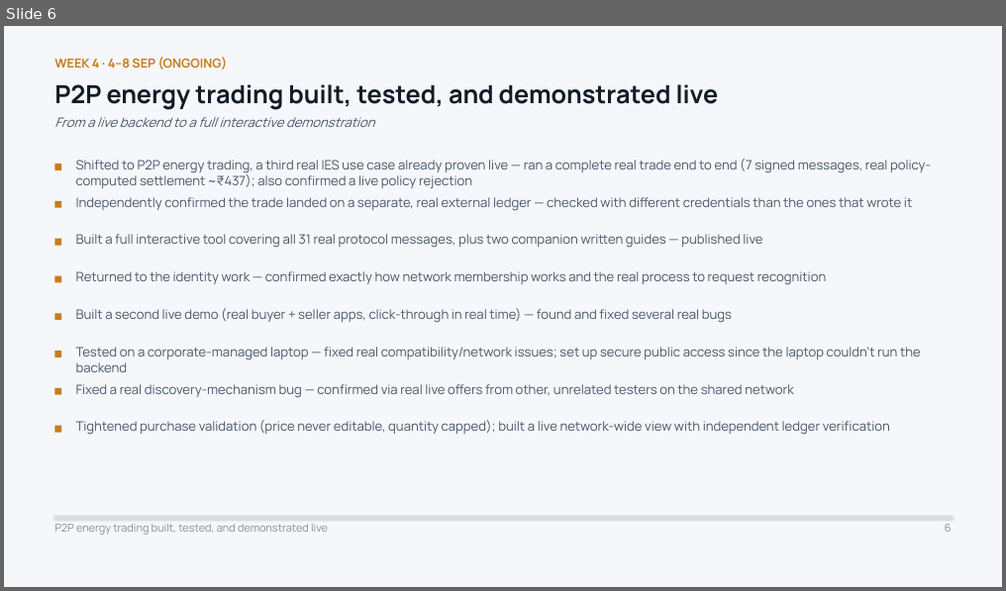
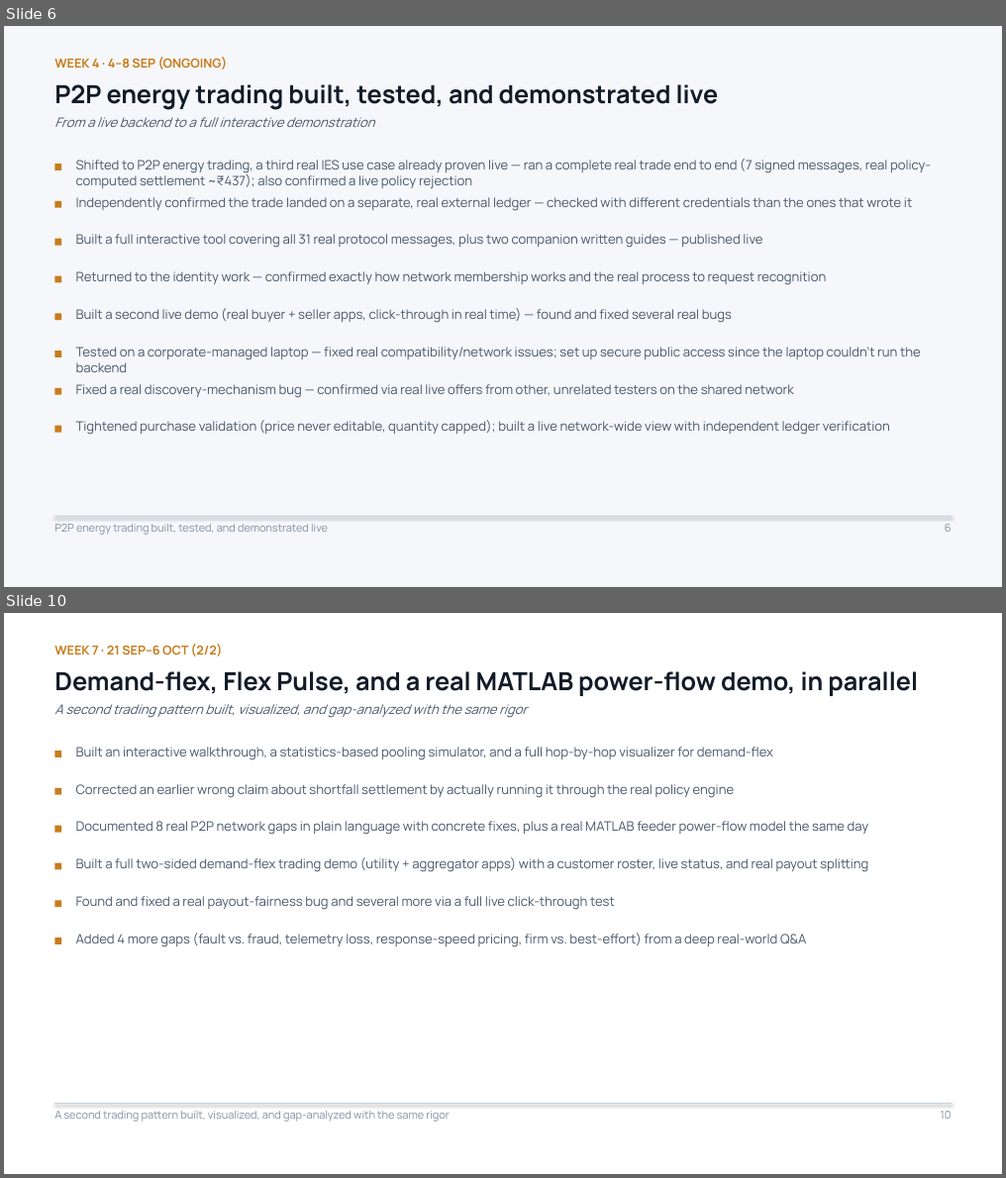
Before and after one commit to Sanjay-dev22/personal-deg, a slide deck: work-record/DEG-IES-Work-Record.pptx. Shown one above the other, each under a label of ours: slide 6 before the commit, slides 6 and 10 after it; the slides between them are not shown. The pictures are 1006x591 and 1006x1178 pixels, drawn with LibreOffice and Linux fonts; fonts in the diff are those of the drawing. Boxes give left, top, right and bottom in pixels: in the first picture for what was removed or moved away, otherwise in the second. Text is boxed around its words. In the diff, an @@ line names an element or a change of style, - is before the commit and + after.

```diff
--- a/work-record/DEG-IES-Work-Record.pptx
+++ b/work-record/DEG-IES-Work-Record.pptx
@@ slide 10 added at [4, 613, 1002, 1174], background #FFFFFF @@
@@ text added at [54, 644, 223, 657], 12 pt, text #C87C1C, bold @@
+WEEK 7 · 21 SEP–6 OCT (2/2)
@@ text added at [54, 671, 918, 696], 24 pt, text #121B27, bold @@
+Demand-flex, Flex Pulse, and a real MATLAB power-flow demo, in parallel
@@ text added at [54, 704, 527, 718], 12.5 pt, text #48576A, italic @@
+A second trading pattern built, visualized, and gap-analyzed with the same rigor
@@ rectangle added at [54, 751, 61, 758], fill #C87C1C @@
@@ text added at [76, 747, 773, 761], 12.5 pt, text #48576A @@
+Built an interactive walkthrough, a statistics-based pooling simulator, and a full hop-by-hop visualizer for demand-flex
@@ rectangle added at [54, 788, 61, 795], fill #C87C1C @@
@@ text added at [76, 784, 734, 798], 12.5 pt, text #48576A @@
+Corrected an earlier wrong claim about shortfall settlement by actually running it through the real policy engine
@@ rectangle added at [54, 826, 61, 833], fill #C87C1C @@
@@ text added at [76, 821, 869, 835], 12.5 pt, text #48576A @@
+Documented 8 real P2P network gaps in plain language with concrete fixes, plus a real MATLAB feeder power-flow model the same day
@@ rectangle added at [54, 863, 61, 869], fill #C87C1C @@
@@ text added at [76, 858, 868, 872], 12.5 pt, text #48576A @@
+Built a full two-sided demand-flex trading demo (utility + aggregator apps) with a customer roster, live status, and real payout splitting
@@ rectangle added at [54, 900, 61, 907], fill #C87C1C @@
@@ text added at [76, 896, 615, 910], 12.5 pt, text #48576A @@
+Found and fixed a real payout-fairness bug and several more via a full live click-through test
@@ rectangle added at [54, 938, 61, 945], fill #C87C1C @@
@@ text added at [76, 933, 806, 948], 12.5 pt, text #48576A @@
+Added 4 more gaps (fault vs. fraud, telemetry loss, response-speed pricing, firm vs. best-effort) from a deep real-world Q&A
@@ line added from (54, 1103) to (951, 1103), #CBD5E0 0.75 pt @@
@@ text added at [54, 1111, 449, 1122], 10.5 pt, text #8391A2 @@
+A second trading pattern built, visualized, and gap-analyzed with the same rigor
@@ text added at [941, 1111, 951, 1119], 10.5 pt, text #8391A2 @@
+10
```
Also in this commit, not shown: 2 slides changed, 7 other slides added, 2 other files.
